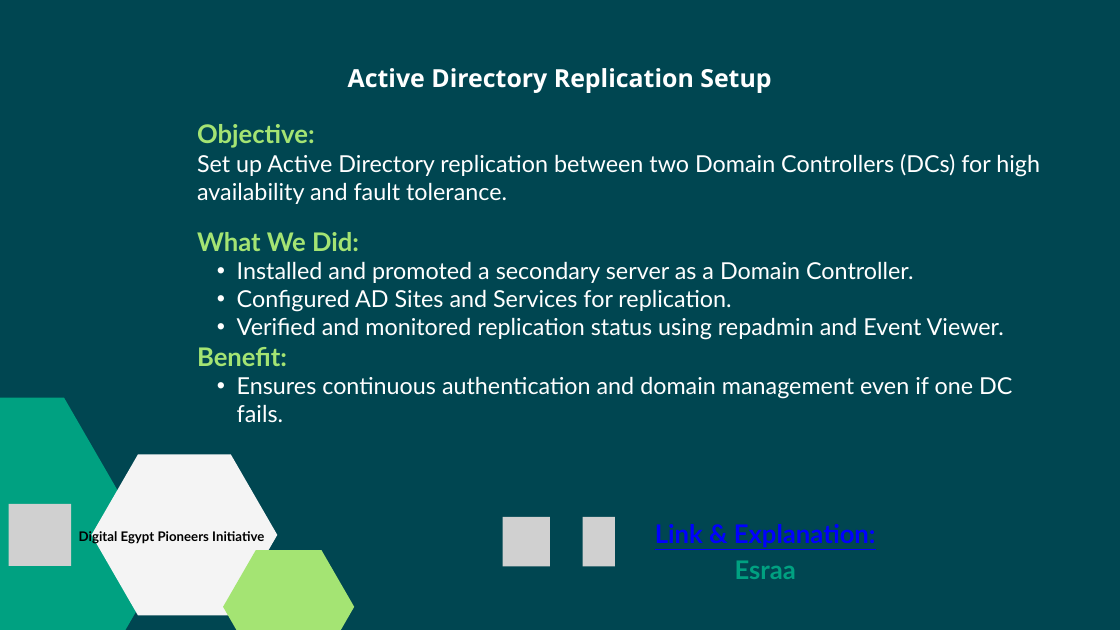
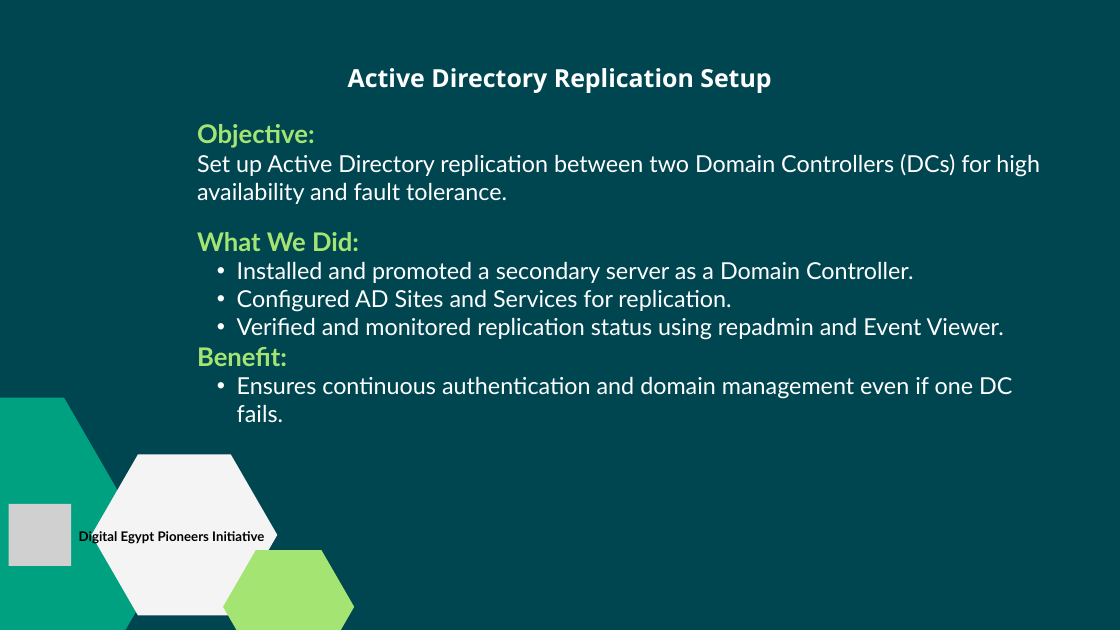
Before and after one commit to EsraaSolimanMubarak/DEPI-Graduation-Project, a slide deck: slide 16 of TechWave Project.pptx. Drawn at 1120x630 pixels with LibreOffice and Linux fonts; fonts in the diff are those of the drawing; grey boxes stand for pictures. Boxes give left, top, right and bottom in pixels: in the first picture for what was removed or moved away, otherwise in the second. Text is boxed around its words. In the diff, an @@ line names an element or a change of style, - is before the commit and + after.

```diff
--- a/TechWave Project.pptx
+++ b/TechWave Project.pptx
@@ picture removed at (x1=503, y1=517, x2=550, y2=566) @@
@@ picture removed at (x1=583, y1=517, x2=615, y2=566) @@
@@ text removed at (x1=655, y1=524, x2=876, y2=579) @@
-Link & Explanation:
-Esraa
```
Also in this commit, not shown: 8 other slides changed, 1 other file.
